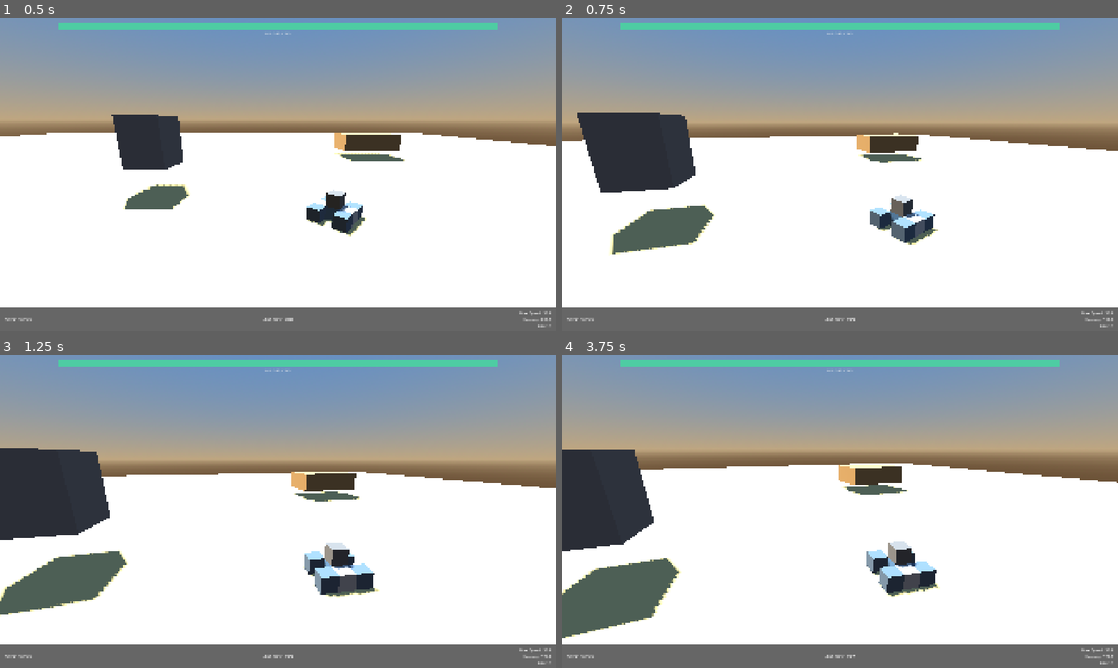
Above: before the commit, frames 1-4 (two rows, left to right).
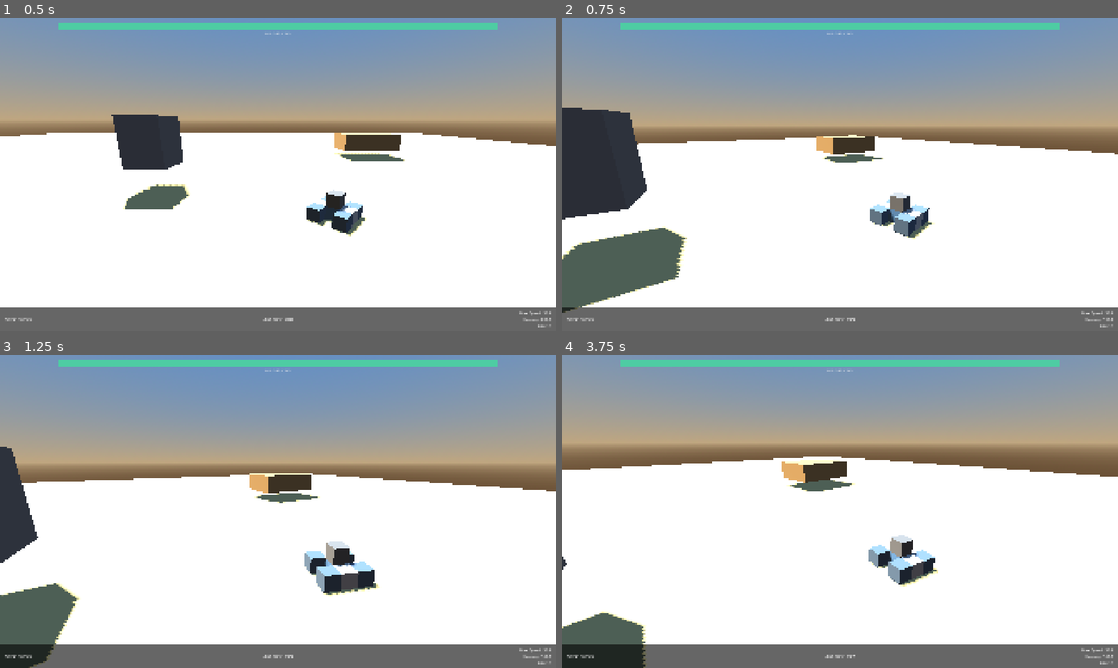
Above: after the commit, the same moments.

Repository: RSnegach/close-encounters
Game: Godot game, scene res://scenes/combat.tscn
Same seed, same stepped clock (60 frames per second), same inputs: the game is played once before the commit and once after it. This scene is started directly instead of the project's main scene.
Inputs (mouse positions are in pixels of both pictures, inside the frame that each line leads up to):
- Up to frame 1 (0.5 s): no input
- Up to frame 2 (0.75 s): tap Enter at 0.5 s; move the mouse to (867, 174) at 0.52 s; hold Up (throttle_up) from 0.53 s (still down); tap F (dive) at 0.6 s; click (867, 174) at 0.67 s
- Up to frame 3 (1.25 s): keep holding Up (throttle_up)
- Up to frame 4 (3.75 s): keep holding Up (throttle_up); move the mouse to (812, 511) at 1.27 s; tap one key every 0.75 s from 1.35 s: R (surface) 0 1 9; click (812, 511) at 1.42 s; move the mouse to (851, 505) at 2.02 s; click (851, 505) at 2.17 s; move the mouse to (834, 517) at 2.77 s; click (834, 517) at 2.92 s; move the mouse to (878, 514) at 3.52 s; click (878, 514) at 3.67 s

Frame 1 is identical in both runs. In frame 2, 12% of the frame differs, in the area x 0-100%, y 28-97%; in frame 3, 11%; in frame 4, 17%, in the area x 0-100%, y 28-100%.

Commit message:
Fix camera: use CONFINED mode + warp instead of CAPTURED
CAPTURED mouse mode doesn't generate motion events on some setups.
Switched to CONFINED mode (cursor stays in window) with warp_mouse
to center each frame, giving the same infinite-look behavior but
with reliable event generation.

Also:
- Added weapon indicator to HUD ("WPN: ALL" or "WPN: Machine Gun")
- Fixed pause menu to use CONFINED on resume instead of CAPTURED
- Protected bullet look_at from zero-length direction

Diff:
--- a/scripts/combat/combat_camera.gd
+++ b/scripts/combat/combat_camera.gd
@@ -1,10 +1,8 @@
 ## CombatCamera — Standalone third-person camera with mouse look.
 ##
-## This is a separate node from the Vehicle so it works even if the
-## Vehicle script has issues. Add this to the combat scene's UI layer
-## or root, then call setup(target_vehicle) to follow a vehicle.
-##
-## Mouse is captured on setup. Move mouse to look. ESC releases.
+## Uses CONFINED mouse mode (cursor stays in window) and tracks mouse
+## position delta each frame. This is more reliable than CAPTURED mode
+## which doesn't work on all setups.
 class_name CombatCamera
 extends Node3D
 
@@ -15,10 +13,15 @@
 var yaw: float = 0.0           ## Horizontal angle (degrees).
 var pitch: float = -15.0       ## Vertical angle (degrees).
 var distance: float = 14.0     ## Distance behind the target.
-var sensitivity: float = 0.15  ## Mouse sensitivity.
+var sensitivity: float = 0.3   ## Mouse sensitivity.
 
 ## The direction the camera center points — used for aiming.
 var aim_direction: Vector3 = Vector3.FORWARD
+
+## Track previous mouse position to compute delta manually.
+var _prev_mouse_pos: Vector2 = Vector2.ZERO
+var _has_prev_pos: bool = false
+var _screen_center: Vector2 = Vector2.ZERO
 
 
 func _ready() -> void:
@@ -38,20 +41,21 @@
 	process_mode = Node.PROCESS_MODE_ALWAYS
 
 
-## Bind to a target vehicle and capture the mouse.
+## Bind to a target vehicle.
 func setup(target_node: Node3D) -> void:
 	target = target_node
-	# Start camera facing same direction as target.
 	yaw = rad_to_deg(target.global_rotation.y) + 180.0
-	Input.set_mouse_mode(Input.MOUSE_MODE_CAPTURED)
-	print("[CombatCamera] Attached to %s. Mouse captured." % target.name)
+	# Use CONFINED mode — cursor stays in window, visible, generates motion.
+	Input.set_mouse_mode(Input.MOUSE_MODE_CONFINED)
+	_screen_center = get_viewport().get_visible_rect().size * 0.5
+	print("[CombatCamera] Attached to %s. Mouse confined." % target.name)
 
 
 func _input(event: InputEvent) -> void:
 	if target == null:
 		return
 
-	# Mouse motion — always processed, no button required.
+	# Handle mouse motion from both CONFINED and CAPTURED modes.
 	if event is InputEventMouseMotion:
 		var motion: InputEventMouseMotion = event as InputEventMouseMotion
 		yaw -= motion.relative.x * sensitivity
@@ -63,6 +67,15 @@
 	if target == null or pivot == null:
 		return
 
+	# If the game is not paused, keep mouse confined and warp to center
+	# each frame so we get infinite mouse movement (like CAPTURED mode
+	# but more compatible).
+	if not get_tree().paused:
+		if Input.get_mouse_mode() != Input.MOUSE_MODE_CONFINED:
+			Input.set_mouse_mode(Input.MOUSE_MODE_CONFINED)
+		# Warp mouse back to center each frame so it never hits the edge.
+		get_viewport().warp_mouse(_screen_center)
+
 	# Follow the target.
 	global_position = target.global_position + Vector3(0, 3, 0)
 	pivot.rotation_degrees = Vector3(pitch, yaw, 0)
@@ -71,14 +84,10 @@
 	# Compute aim direction for weapons.
 	aim_direction = -pivot.global_transform.basis.z
 
-	# Push yaw/pitch to the target vehicle so movement follows camera.
+	# Push yaw/pitch/aim to the target vehicle so movement follows camera.
 	if target.get("_camera_yaw") != null:
 		target._camera_yaw = yaw
 	if target.get("_camera_pitch") != null:
 		target._camera_pitch = pitch
 	if target.get("aim_direction") != null:
 		target.aim_direction = aim_direction
-
-	# Re-capture mouse if it escaped (but not when paused).
-	if not get_tree().paused and Input.get_mouse_mode() != Input.MOUSE_MODE_CAPTURED:
-		Input.set_mouse_mode(Input.MOUSE_MODE_CAPTURED)
--- a/scripts/ui/hud.gd
+++ b/scripts/ui/hud.gd
@@ -84,8 +84,9 @@
 	# ── Speed ──
 	speed_label.text = "SPD: %.0f m/s" % vehicle.get_speed()
 
-	# ── Ammo ──
+	# ── Ammo + active weapon ──
 	_update_ammo()
+	_update_weapon_indicator()
 
 	# ── Domain-specific info ──
 	# Physics controllers' get_hud_data() expects the vehicle as an argument.
@@ -109,11 +110,11 @@
 	is_paused = not is_paused
 	get_tree().paused = is_paused
 	pause_panel.visible = is_paused
-	# Show mouse cursor when paused, re-capture when resuming.
+	# Show mouse cursor when paused, confine when resuming.
 	if is_paused:
 		Input.set_mouse_mode(Input.MOUSE_MODE_VISIBLE)
 	else:
-		Input.set_mouse_mode(Input.MOUSE_MODE_CAPTURED)
+		Input.set_mouse_mode(Input.MOUSE_MODE_CONFINED)
 
 
 func _on_resume_pressed() -> void:
@@ -193,6 +194,23 @@
 	ammo_label.text = "AMMO: %d" % total_ammo
 
 
+## Show which weapon is currently active below the ammo count.
+func _update_weapon_indicator() -> void:
+	if not vehicle.get("weapons") or not vehicle.get("active_weapon_index") == null:
+		return
+	var idx: int = vehicle.active_weapon_index if vehicle.get("active_weapon_index") != null else -1
+	var weapon_text: String = ""
+	if idx == -1:
+		weapon_text = "WPN: ALL"
+	elif idx >= 0 and idx < vehicle.weapons.size():
+		var w = vehicle.weapons[idx]
+		if w.get("part_data") != null:
+			weapon_text = "WPN: %s" % w.part_data.part_name
+		else:
+			weapon_text = "WPN: #%d" % (idx + 1)
+	ammo_label.text += "  |  " + weapon_text
+
+
 # ─── Domain info ─────────────────────────────────────────────────────────────
 
 ## Replace the domain_info column with key-value pairs from the vehicle's
--- a/scripts/vehicle/vehicle.gd
+++ b/scripts/vehicle/vehicle.gd
@@ -729,7 +729,8 @@
 	# Add to scene and position.
 	get_tree().current_scene.add_child(bullet)
 	bullet.global_position = spawn_pos
-	bullet.look_at(spawn_pos + fire_dir)
+	if fire_dir.length() > 0.001:
+		bullet.look_at(spawn_pos + fire_dir)
 
 	# Connect the area's body_entered signal for hit detection.
 	# Store references in metadata so the callback can access them.
